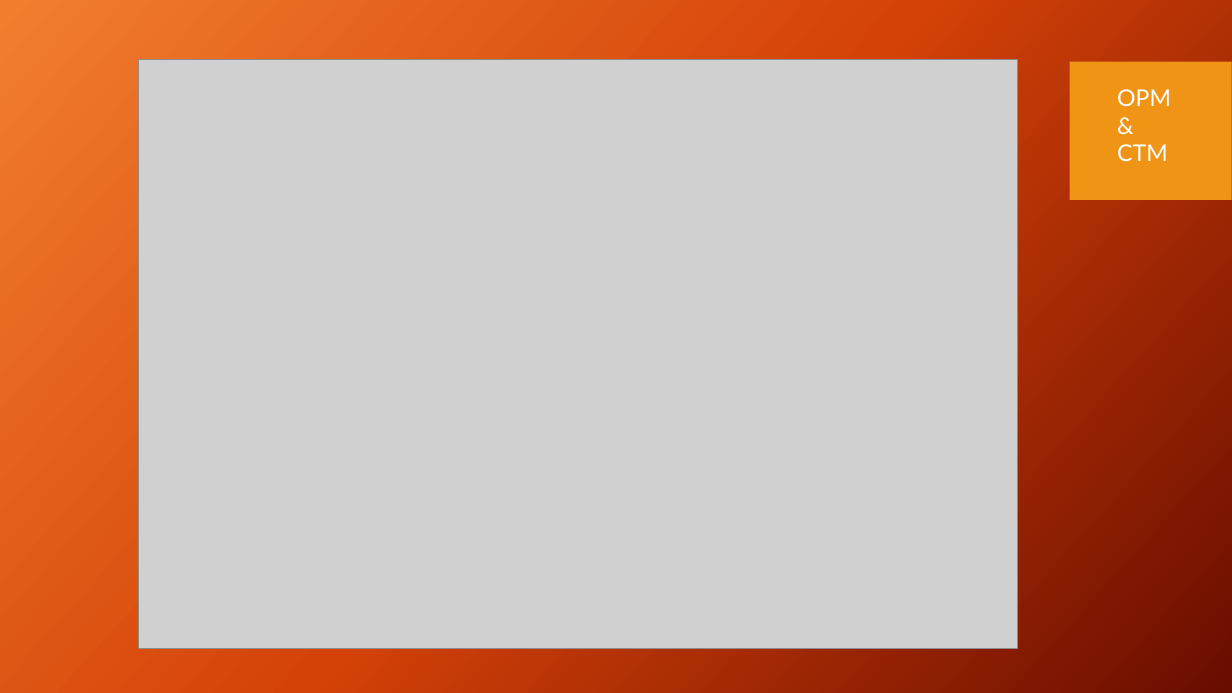
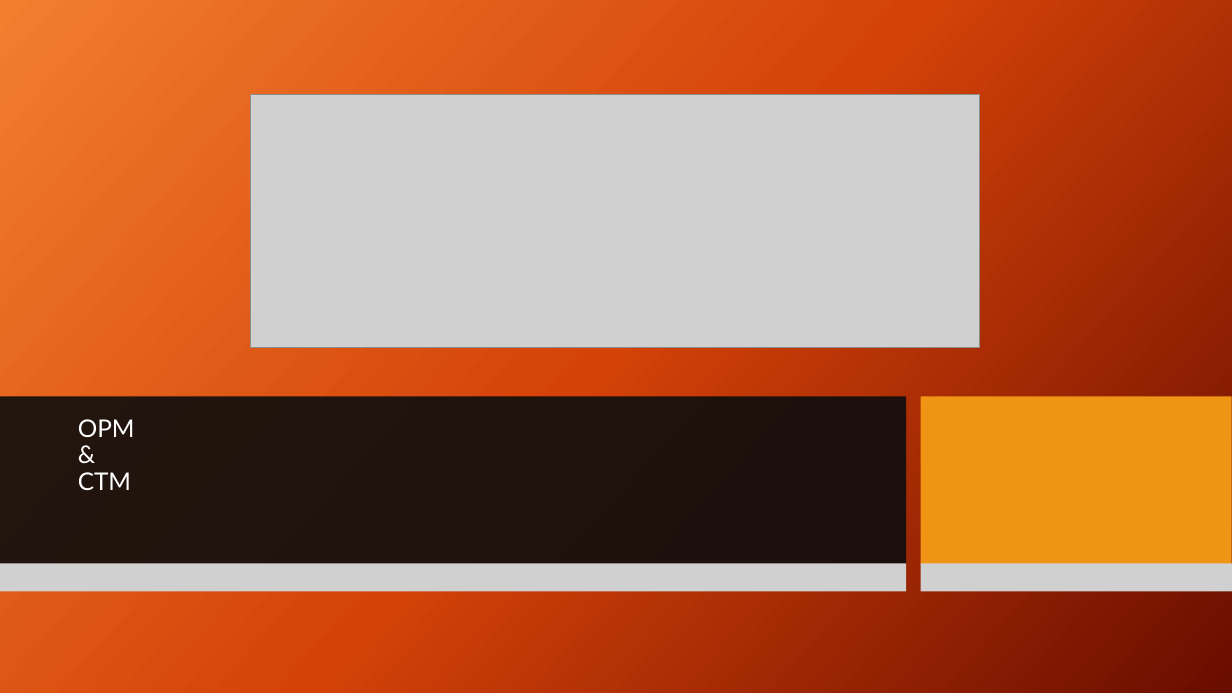
Before and after one commit to yoniyoni920/AdvancedAlgorithmsandDataStructuresonStrings, a slide deck: slide 12 of CourseProject/projectpresentaion.pptx. Drawn at 1232x693 pixels with LibreOffice and Linux fonts; fonts in the diff are those of the drawing; grey boxes stand for pictures; background and template pictures are left out. Boxes give left, top, right and bottom in pixels: in the first picture for what was removed or moved away, otherwise in the second. Text is boxed around its words. In the diff, an @@ line names an element or a change of style, - is before the commit and + after.

```diff
--- a/CourseProject/projectpresentaion.pptx
+++ b/CourseProject/projectpresentaion.pptx
@@ rectangle added at bbox=[0, 0, 1232, 693], fill gradient #F18031 to #D54209 to #6A0D00 @@
@@ picture removed at bbox=[139, 59, 1018, 649] @@
@@ picture added at bbox=[251, 94, 981, 348] @@
@@ rectangle added at bbox=[0, 262, 907, 430], fill #262626 @@
@@ rectangle added at bbox=[921, 262, 1232, 430], fill #F09415 @@
@@ rectangle added at bbox=[0, 396, 907, 565], fill #0D0D0D at 90% opacity @@
@@ text "OPM & CTM": place and size @@
-text "OPM & CTM" at bbox=[1117, 89, 1171, 161]
+text "OPM & CTM" at bbox=[78, 419, 135, 490]
@@ text "OPM & CTM" at bbox=[78, 419, 135, 490]: size 18 to 19 pt; line spacing 1 to 0.9; more space between paragraphs @@
@@ rectangle added at bbox=[921, 396, 1232, 565], fill #F09415 @@
@@ picture added at bbox=[0, 429, 907, 457] @@
@@ picture added at bbox=[921, 429, 1232, 457] @@
@@ picture added at bbox=[0, 564, 907, 592] @@
@@ picture added at bbox=[921, 564, 1232, 592] @@
```
Also in this commit, not shown: 5 other slides changed, 1 other file.
